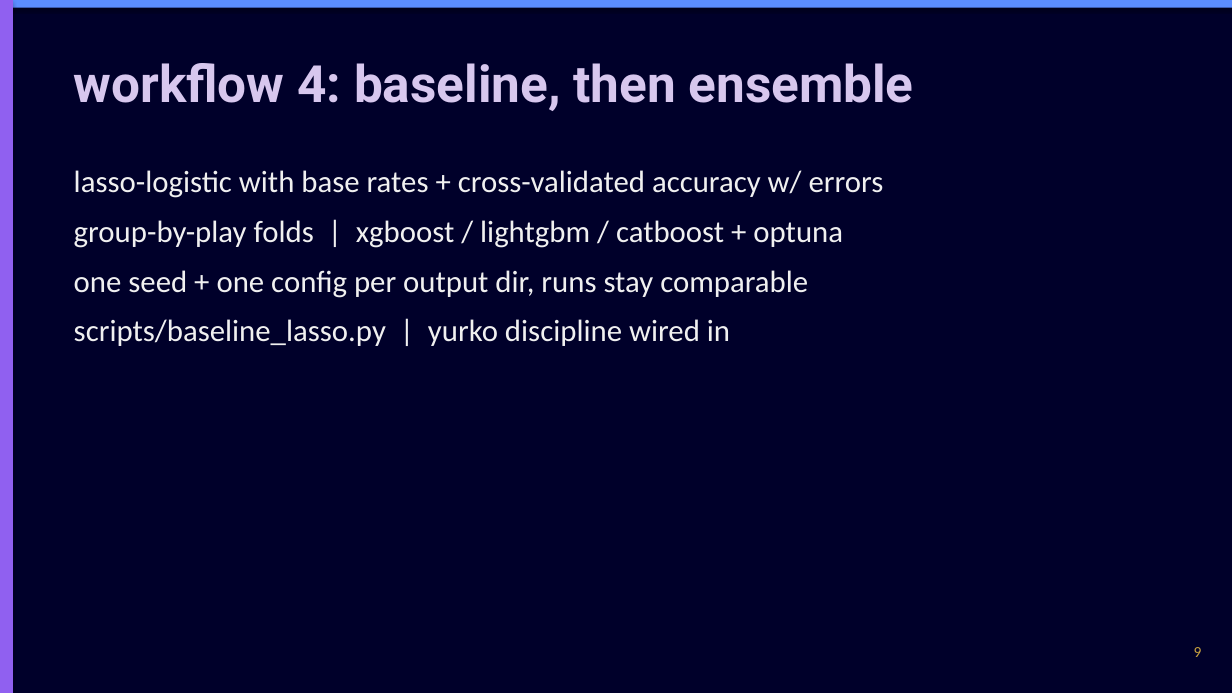
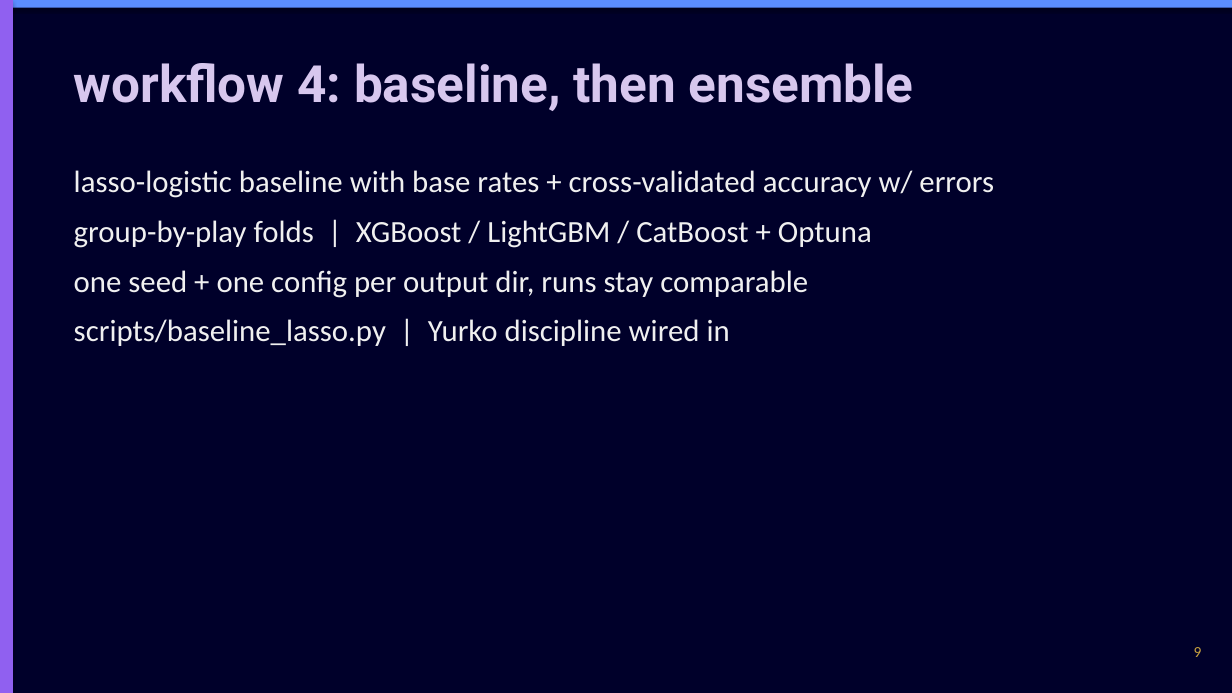
Before and after one commit to chasko-labs/nfl-big-data-bowl-2027, a slide deck: slide 9 of deck/unified.pptx. Drawn at 1232x693 pixels with LibreOffice and Linux fonts; fonts in the diff are those of the drawing. Boxes give left, top, right and bottom in pixels: in the first picture for what was removed or moved away, otherwise in the second. Text is boxed around its words. In the diff, an @@ line names an element or a change of style, - is before the commit and + after.

```diff
--- a/deck/unified.pptx
+++ b/deck/unified.pptx
@@ text at bbox=[74, 170, 994, 248]: text changed @@
-lasso-logistic with base rates + cross-validated accuracy w/ errors
-group-by-play folds | xgboost / lightgbm / catboost + optuna
+lasso-logistic baseline with base rates + cross-validated accuracy w/ errors
+group-by-play folds | XGBoost / LightGBM / CatBoost + Optuna
@@ text at bbox=[74, 319, 730, 346]: text changed @@
-scripts/baseline_lasso.py | yurko discipline wired in
+scripts/baseline_lasso.py | Yurko discipline wired in
```
Also in this commit, not shown: 14 other slides changed.
